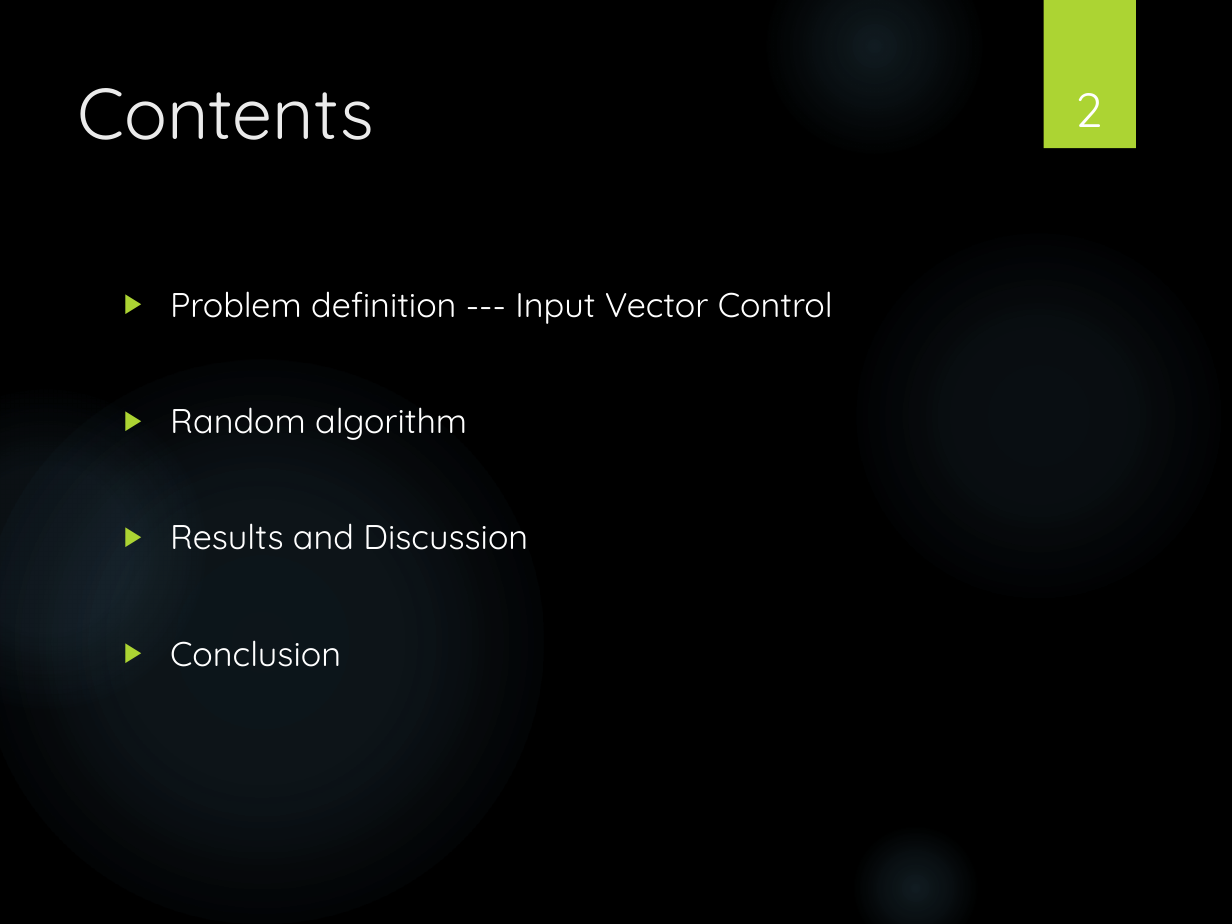
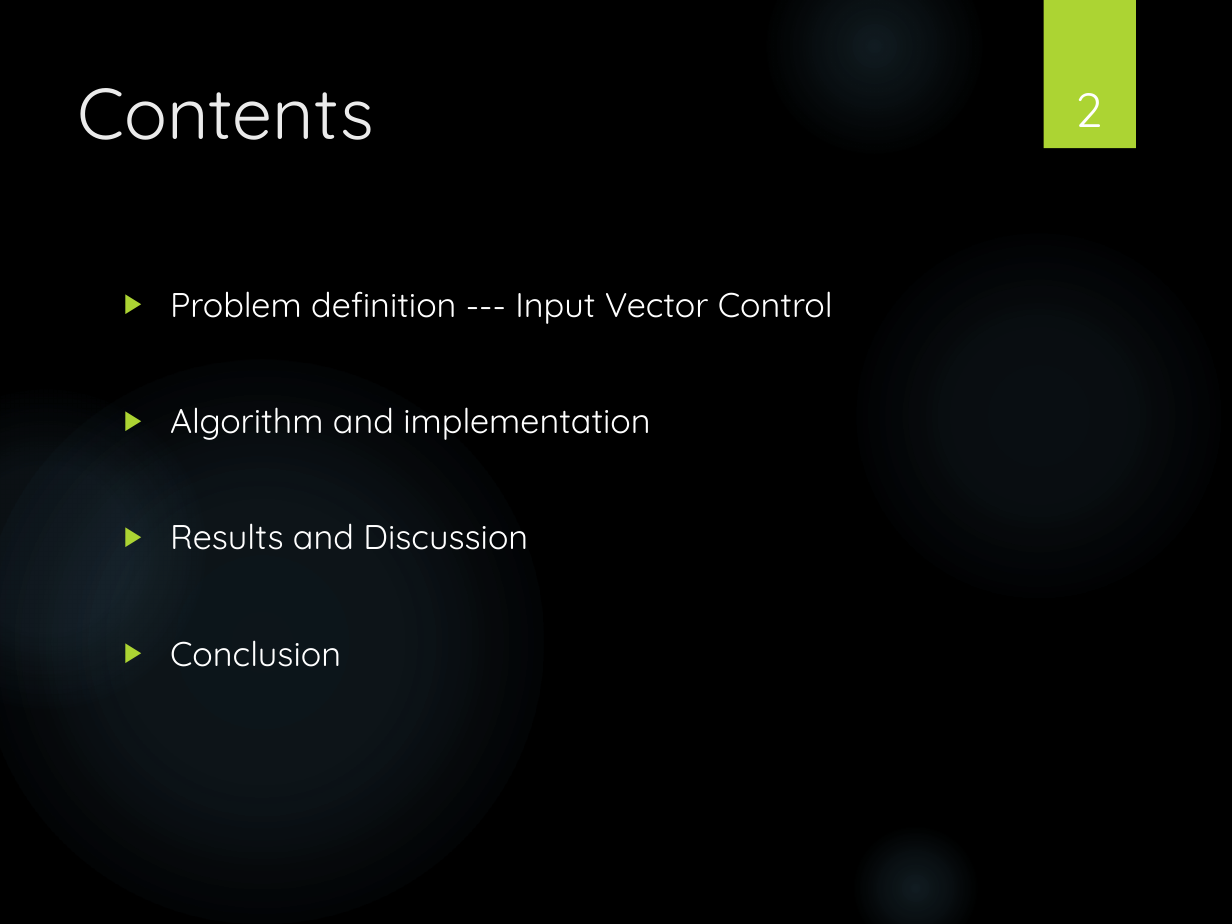
Before and after one commit to caoyuan96421/cmoslm, a slide deck: slide 2 of 6.374_FinalPrj.pptx. Drawn at 1232x924 pixels with LibreOffice and Linux fonts; fonts in the diff are those of the drawing; background and template pictures are left out. Boxes give left, top, right and bottom in pixels: in the first picture for what was removed or moved away, otherwise in the second. Text is boxed around its words. In the diff, an @@ line names an element or a change of style, - is before the commit and + after.

```diff
--- a/6.374_FinalPrj.pptx
+++ b/6.374_FinalPrj.pptx
@@ text at bbox=[170, 407, 650, 440]: text changed @@
-▶ Random algorithm
+▶ Algorithm and implementation
```
Also in this commit, not shown: 4 other slides changed, 1 slide added, 1 slide removed, 8 other files.
